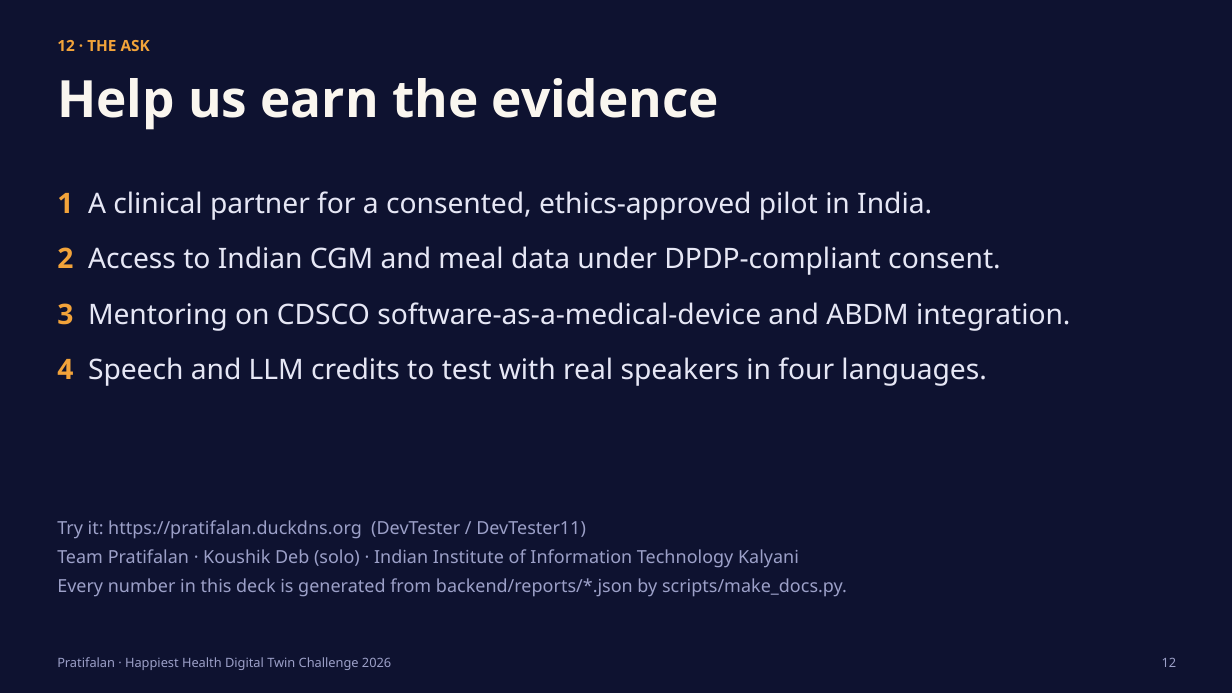
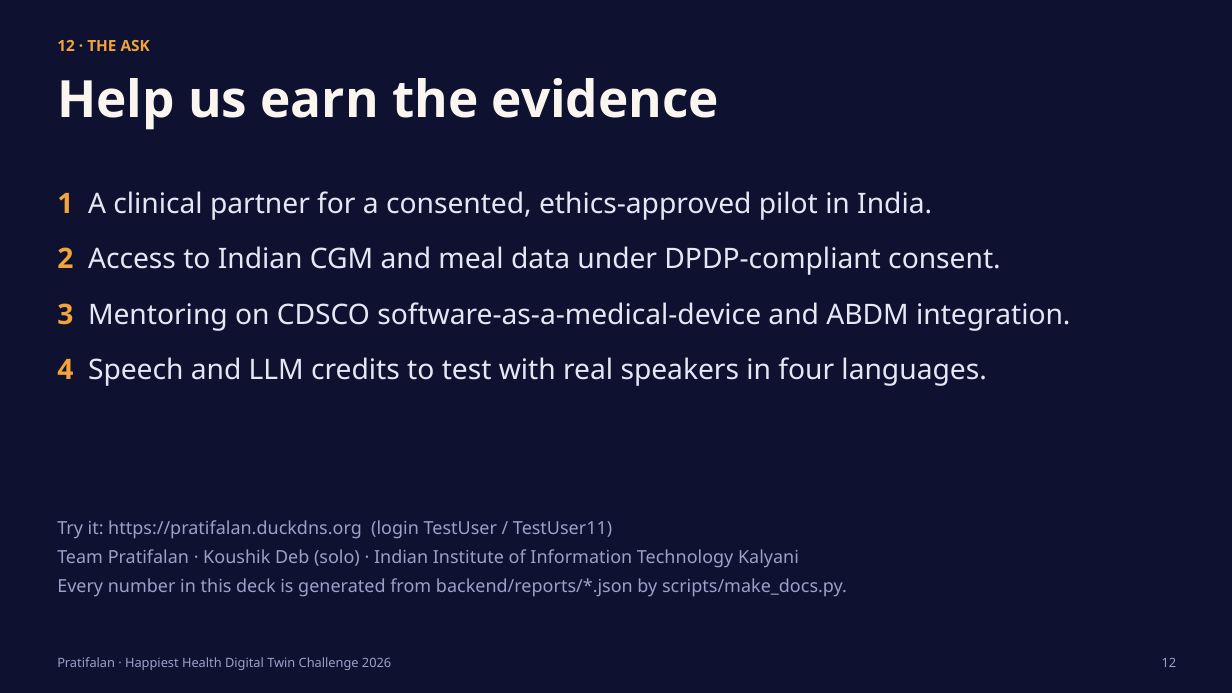
Before and after one commit to DevDaring/Digital_Twins, a slide deck: slide 12 of Codes/docs/presentation.pptx. Drawn at 1232x693 pixels with LibreOffice and Linux fonts; fonts in the diff are those of the drawing. Boxes give left, top, right and bottom in pixels: in the first picture for what was removed or moved away, otherwise in the second. Text is boxed around its words. In the diff, an @@ line names an element or a change of style, - is before the commit and + after.

```diff
--- a/Codes/docs/presentation.pptx
+++ b/Codes/docs/presentation.pptx
@@ text at (x1=57, y1=520, x2=612, y2=539): text changed @@
-Try it: https://pratifalan.duckdns.org (DevTester / DevTester11)
+Try it: https://pratifalan.duckdns.org (login TestUser / TestUser11)
```
Also in this commit, not shown: 16 other files.
